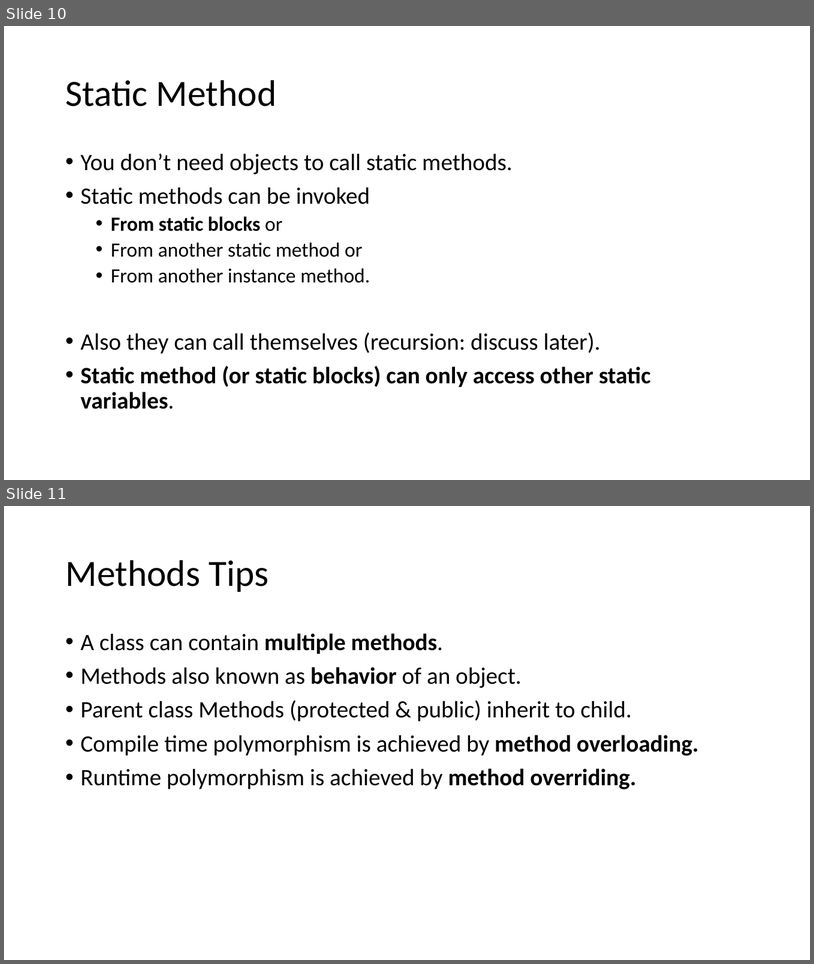
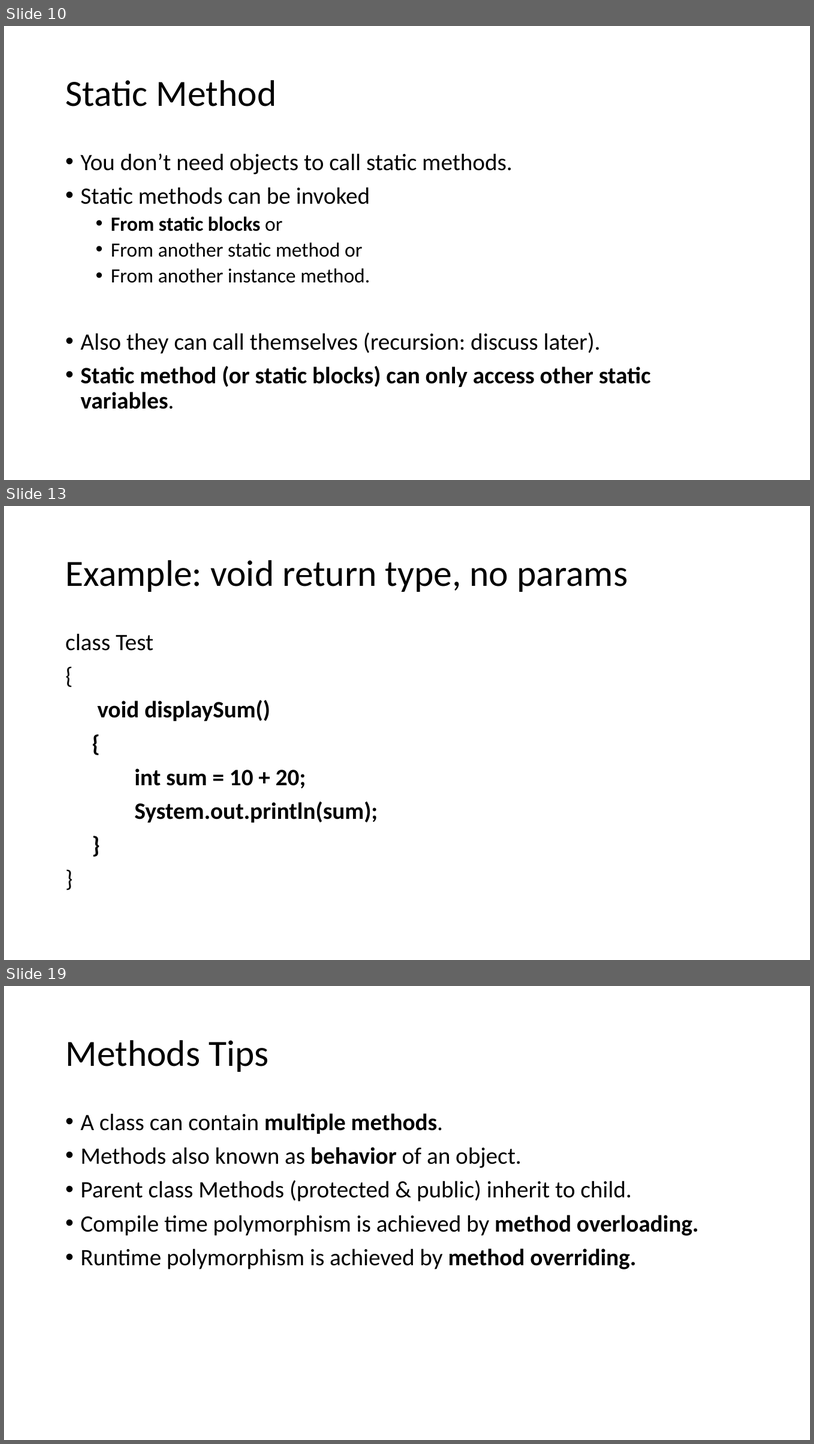
Before and after one commit to umaa-java-sept-2020/documents, a slide deck: methods.pptx. Shown one above the other, each under a label of ours: slides 10 and 11 before the commit, slides 10, 13 and 19 after it; the slides between them are not shown. The pictures are 814x964 and 814x1444 pixels, drawn with LibreOffice and Linux fonts; fonts in the diff are those of the drawing. Boxes give left, top, right and bottom in pixels: in the first picture for what was removed or moved away, otherwise in the second. Text is boxed around its words. In the diff, an @@ line names an element or a change of style, - is before the commit and + after.

```diff
--- a/methods.pptx
+++ b/methods.pptx
@@ slide 13 added at (4, 506, 810, 960), background #FFFFFF @@
@@ title added at (65, 560, 628, 592), 44 pt, text #000000 @@
+Example: void return type, no params
@@ text added at (65, 633, 378, 822), 28 pt, text #000000, bold @@
+class Test
+{
+void displaySum()
+{
+int sum = 10 + 20;
+System.out.println(sum);
+}
+}
@@ what was slide 11 is now slide 19 @@
```
Also in this commit, not shown: 3 slides changed, 7 other slides added.
